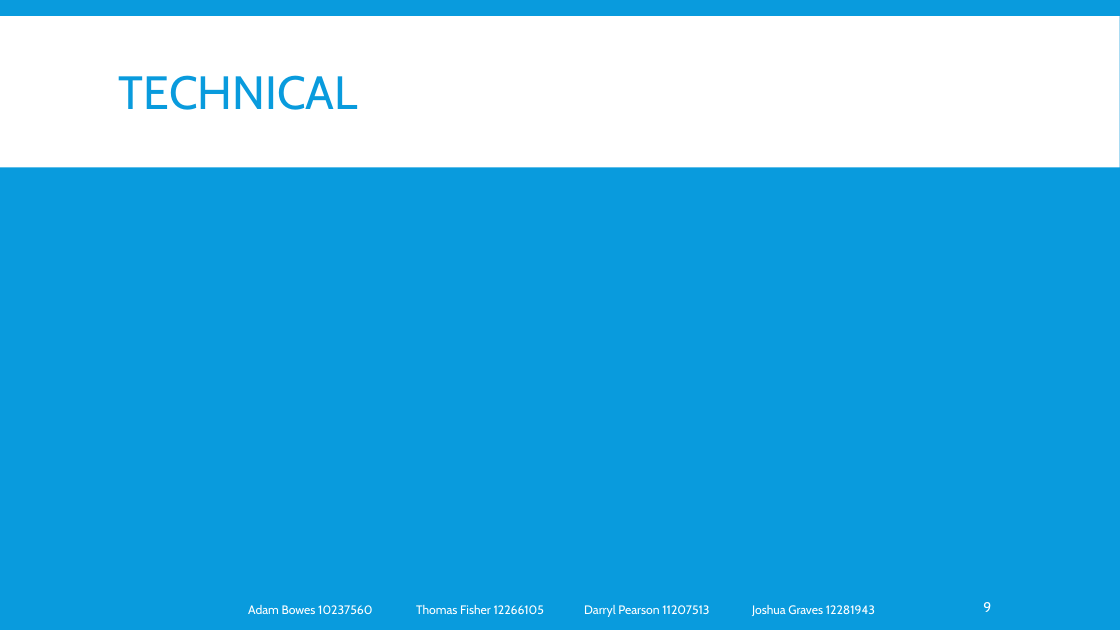
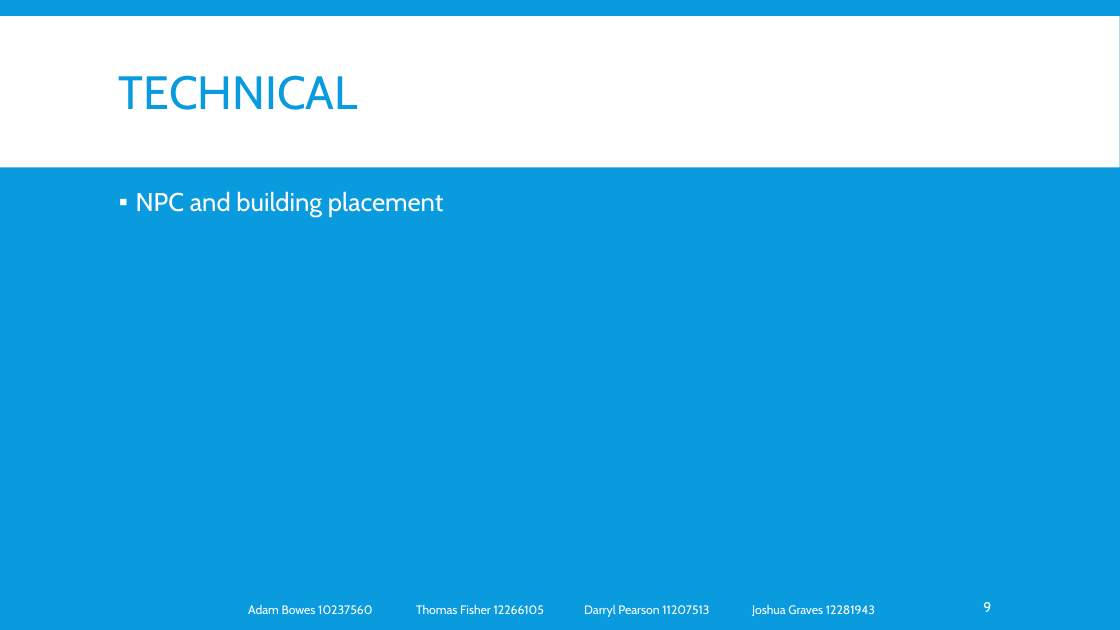
Before and after one commit to lazerduck/GroupProject_Lincoln_2014, a slide deck: slide 9 of Document/Presentation.pptx. Drawn at 1120x630 pixels with LibreOffice and Linux fonts; fonts in the diff are those of the drawing. Boxes give left, top, right and bottom in pixels: in the first picture for what was removed or moved away, otherwise in the second. Text is boxed around its words. In the diff, an @@ line names an element or a change of style, - is before the commit and + after.

```diff
--- a/Document/Presentation.pptx
+++ b/Document/Presentation.pptx
@@ text added at [136, 191, 444, 216], 22 pt, text #FFFFFF @@
+▪ NPC and building placement
```
Also in this commit, not shown: 5 other slides changed, 1 other file.
